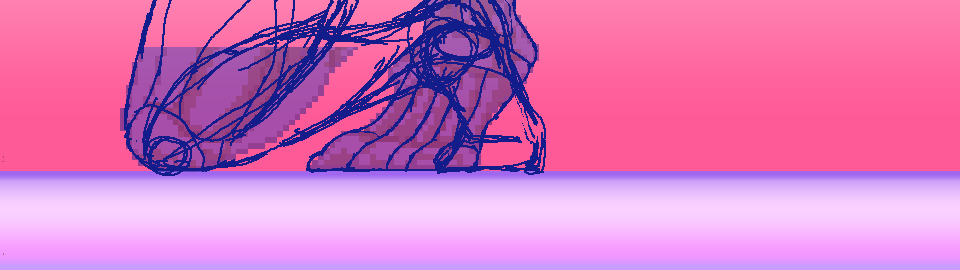
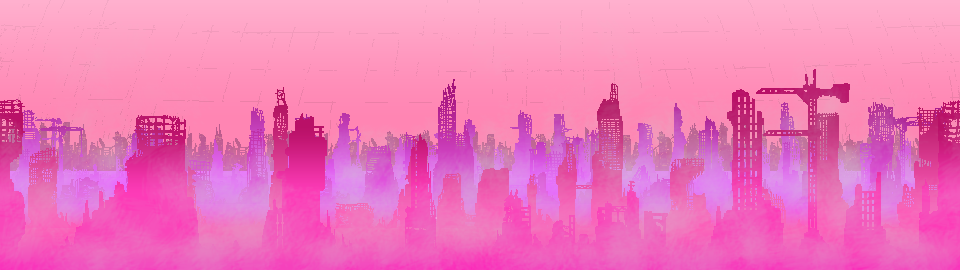
Revision of a layered (960, 270) image; what changed, layer by layer:
hid "Ebene 2" over [left=136, top=0, right=546, bottom=176]
hid "Ebene 1" over [left=124, top=0, right=538, bottom=173]
hid "Shade" over [left=2, top=0, right=539, bottom=255]
showed group "City" (9 layers) over [left=0, top=16, right=960, bottom=270]
"Fog 1": opacity 100% → 53% over [left=0, top=16, right=960, bottom=270]
painted on "Layer 1" over [left=0, top=69, right=960, bottom=252]
painted on "Layer 2" over [left=0, top=83, right=960, bottom=228]
"Fog 2 - 3": opacity 100% → 55% over [left=6, top=126, right=958, bottom=247]
painted on "Layer 3" over [left=0, top=79, right=959, bottom=204]
painted on "Layer 4" over [left=0, top=106, right=960, bottom=188]
"Fog 4-5": opacity 100% → 43% over [left=279, top=107, right=947, bottom=204]
painted on "Layer 5" over [left=2, top=102, right=959, bottom=178]
showed "Horizon", painted on it over [left=0, top=122, right=960, bottom=171]
showed "Dome Details" over [left=0, top=0, right=960, bottom=160]
